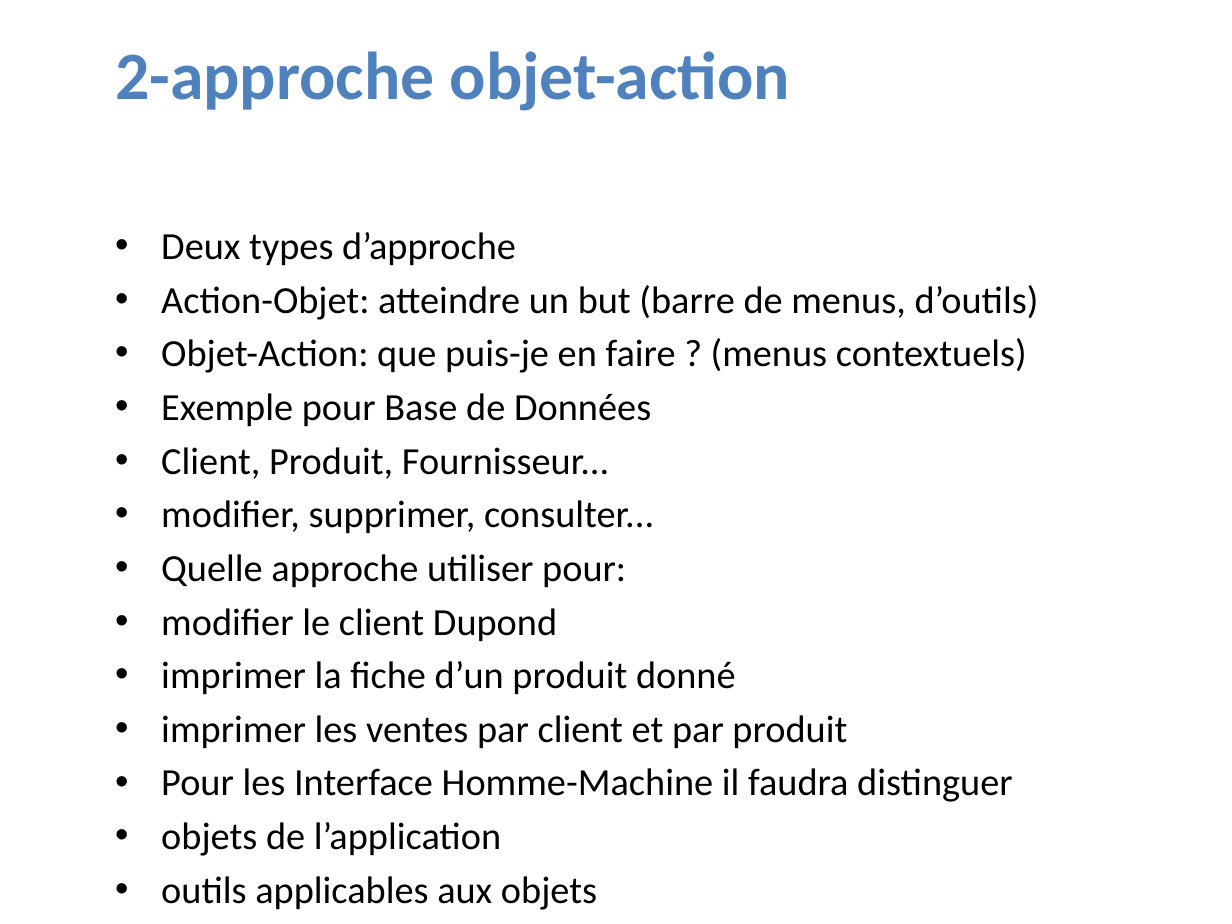
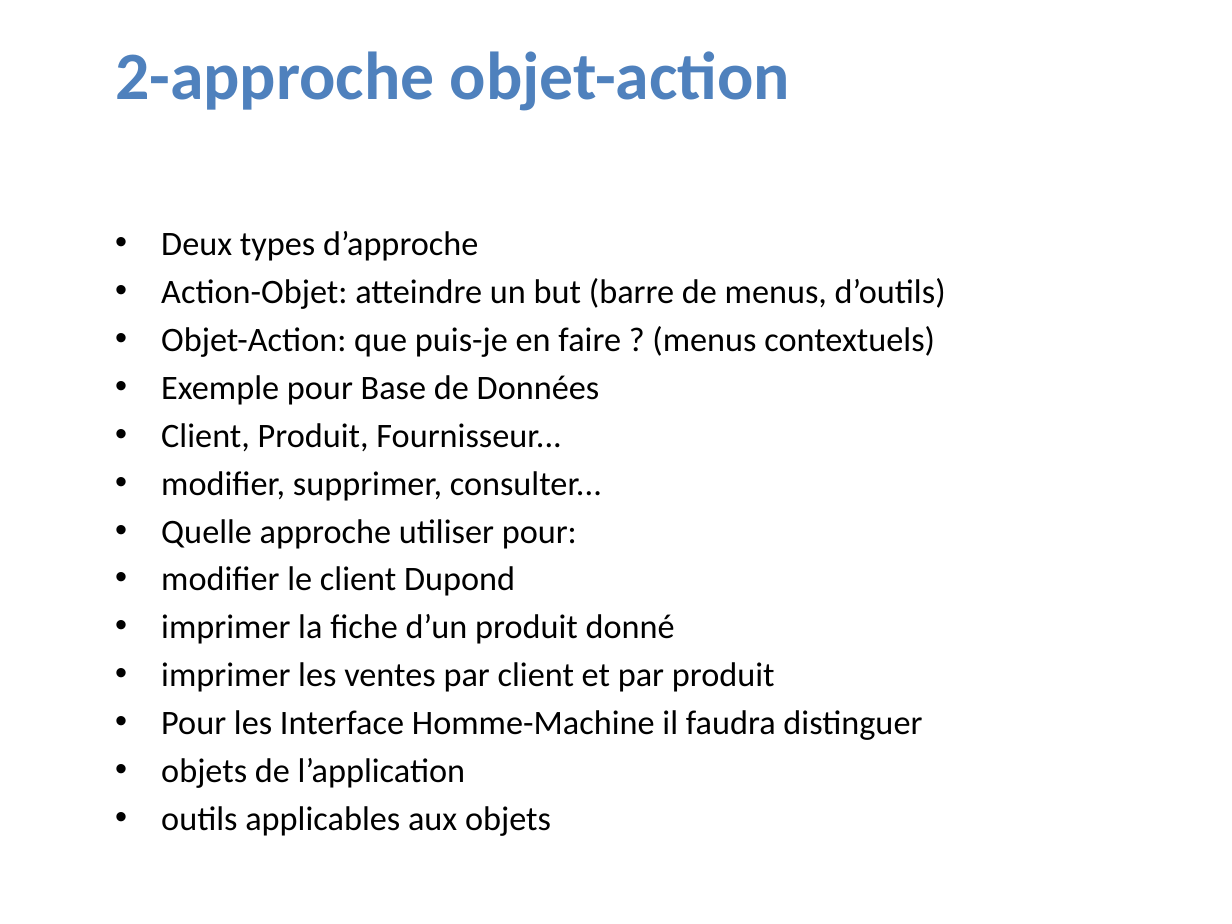
Before and after one commit to LucNtonga/IHM, a slide deck: slide 18 of INTERFACE.pptx. Drawn at 1232x924 pixels with LibreOffice and Linux fonts; fonts in the diff are those of the drawing; background and template pictures are left out. Boxes give left, top, right and bottom in pixels: in the first picture for what was removed or moved away, otherwise in the second. Text is boxed around its words. In the diff, an @@ line names an element or a change of style, - is before the commit and + after.

Commit message:
derrnier modif
mmm

```diff
--- a/INTERFACE.pptx
+++ b/INTERFACE.pptx
@@ text "Deux types d’approche" at [161,231,946,788]: size 22.4 to 20 pt @@
```
Also in this commit, not shown: 3 other slides changed.
